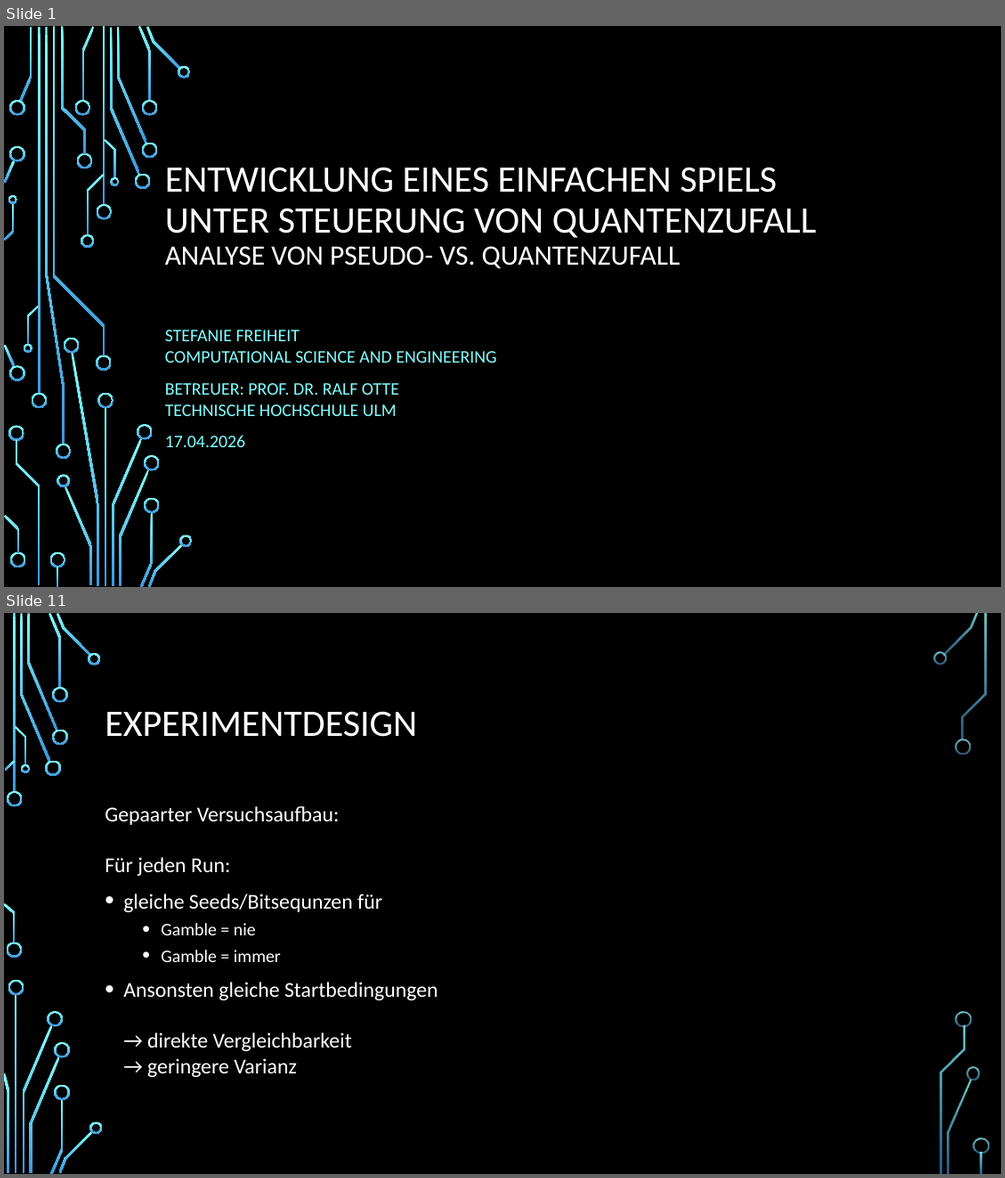
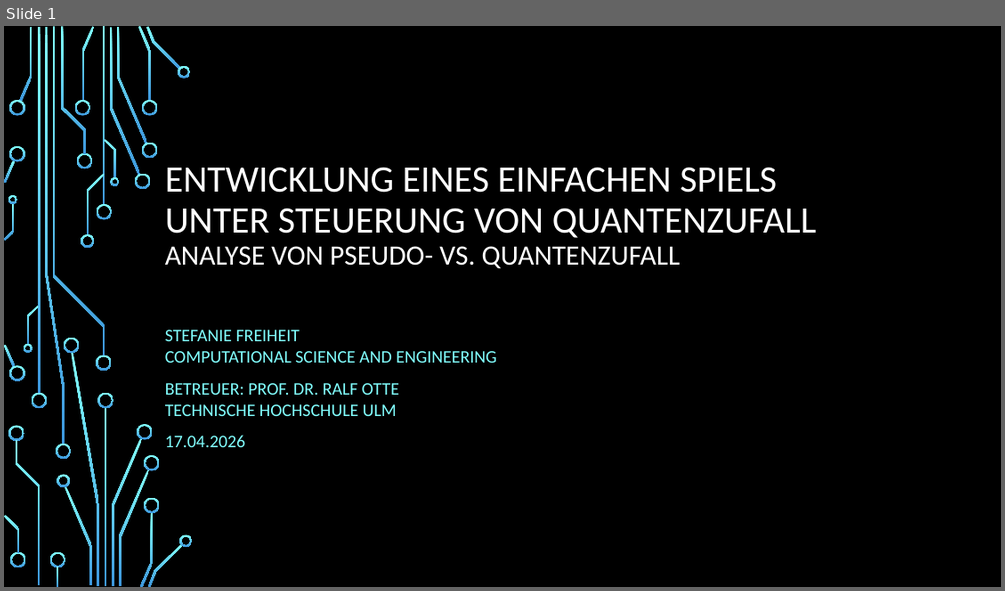
Before and after one commit to freiheits-stack/slot_project, a slide deck: docs/Spiel_Quantenzufall_Präsentation.pptx. Shown one above the other, each under a label of ours: slides 1 and 11 before the commit, slide 1 after it; the slides between them are not shown. The pictures are 1005x1178 and 1005x591 pixels, drawn with LibreOffice and Linux fonts; fonts in the diff are those of the drawing; background and template pictures are left out. Boxes give left, top, right and bottom in pixels: in the first picture for what was removed or moved away, otherwise in the second. Text is boxed around its words. In the diff, an @@ line names an element or a change of style, - is before the commit and + after.

```diff
--- a/docs/Spiel_Quantenzufall_Präsentation.pptx
+++ b/docs/Spiel_Quantenzufall_Präsentation.pptx
@@ slide 11 removed at (4,613,1001,1174), background picture (left out) @@
@@ title removed at (105,711,417,737) @@
-EXPERIMENTDESIGN
@@ text removed at (105,806,438,1077) @@
-Gepaarter Versuchsaufbau:
-Für jeden Run:
-• gleiche Seeds/Bitsequnzen für
-  • Gamble = nie
-  • Gamble = immer
-• Ansonsten gleiche Startbedingungen
-  → direkte Vergleichbarkeit
-  → geringere Varianz
@@ group removed at (4,613,989,1174): 33 freeform shapes, 3 rectangles @@
```
Also in this commit, not shown: 9 slides changed, 8 slides added, 7 other slides removed, 2 other files.
